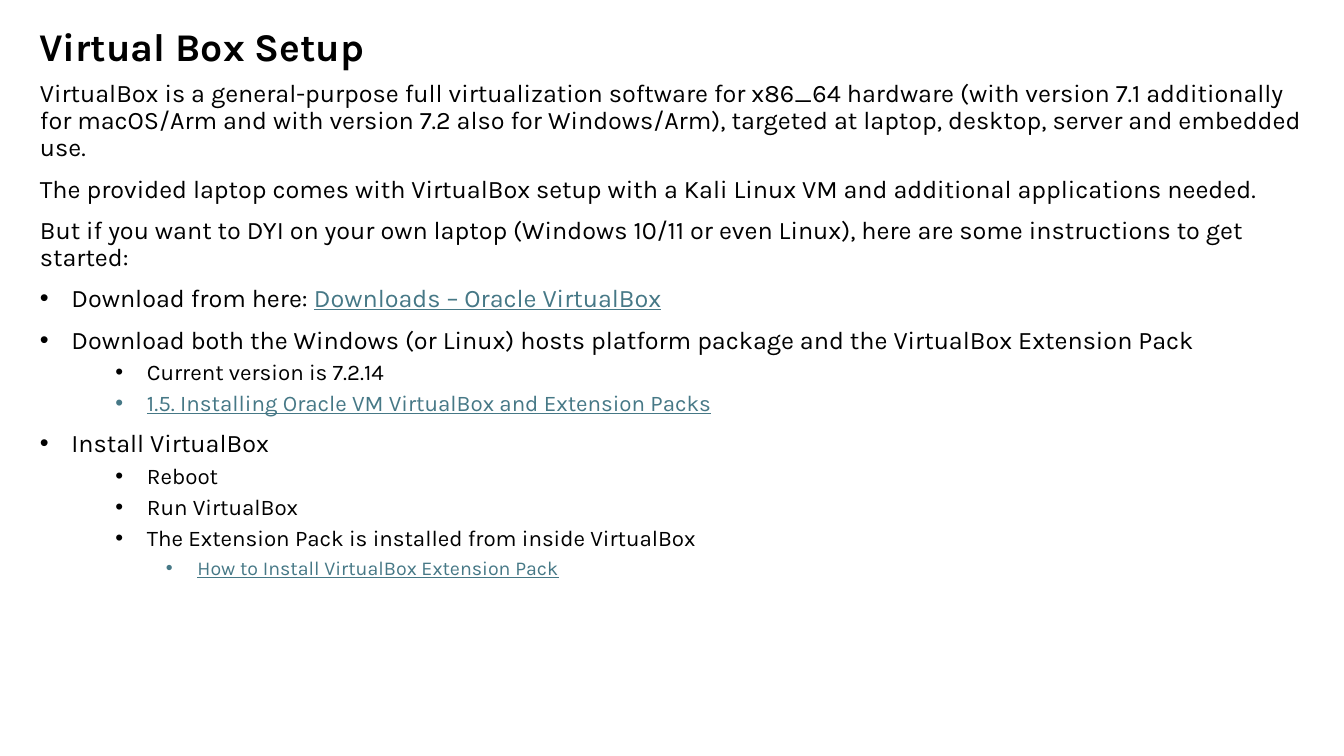
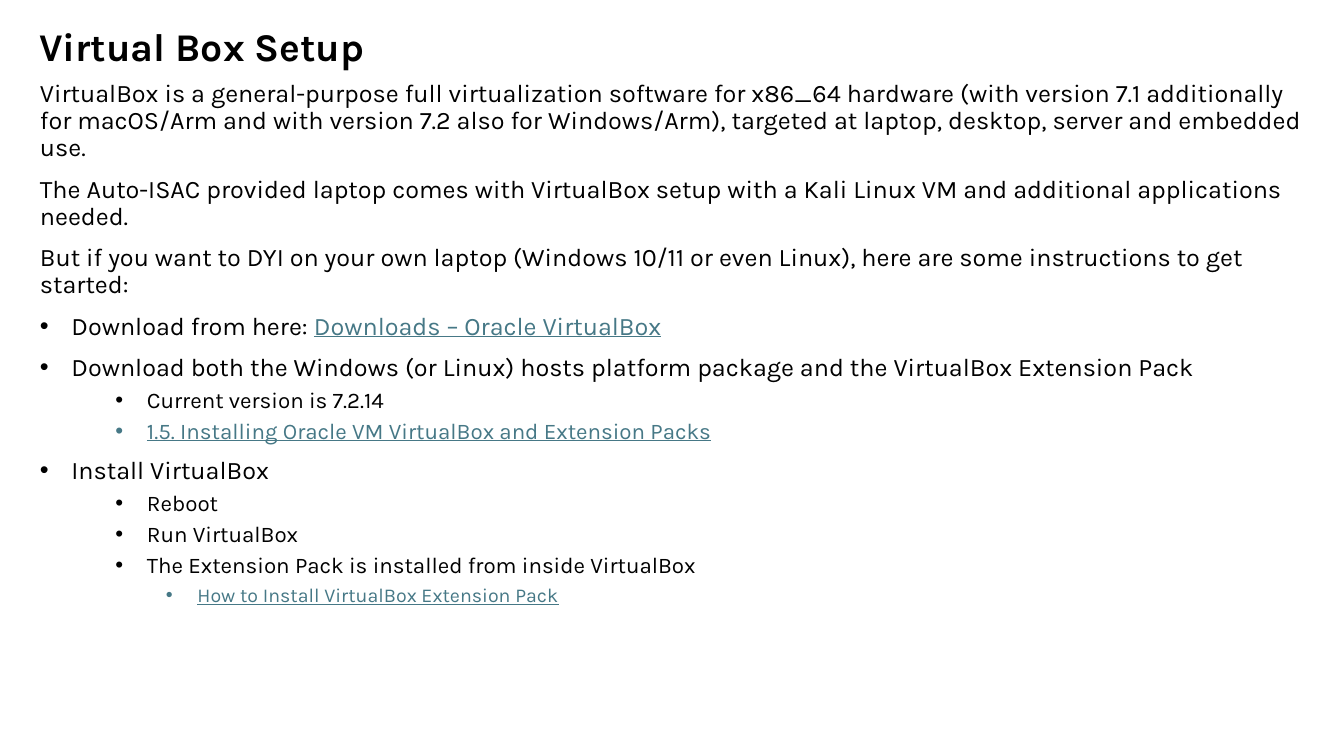
Before and after one commit to nprobert/AutoISAC-ACT-AdvWireless, a slide deck: slide 1 of 0 ACT AW - Setup.pptx. Drawn at 1344x756 pixels with LibreOffice and Linux fonts; fonts in the diff are those of the drawing. Boxes give left, top, right and bottom in pixels: in the first picture for what was removed or moved away, otherwise in the second. Text is boxed around its words. In the diff, an @@ line names an element or a change of style, - is before the commit and + after.

```diff
--- a/0 ACT AW - Setup.pptx
+++ b/0 ACT AW - Setup.pptx
@@ text at [40, 180, 1281, 226]: text changed @@
-The provided laptop comes with VirtualBox setup with a Kali Linux VM and additional applications needed.
+The Auto-ISAC provided laptop comes with VirtualBox setup with a Kali Linux VM and additional applications needed.
```
Also in this commit, not shown: 5 other files.
